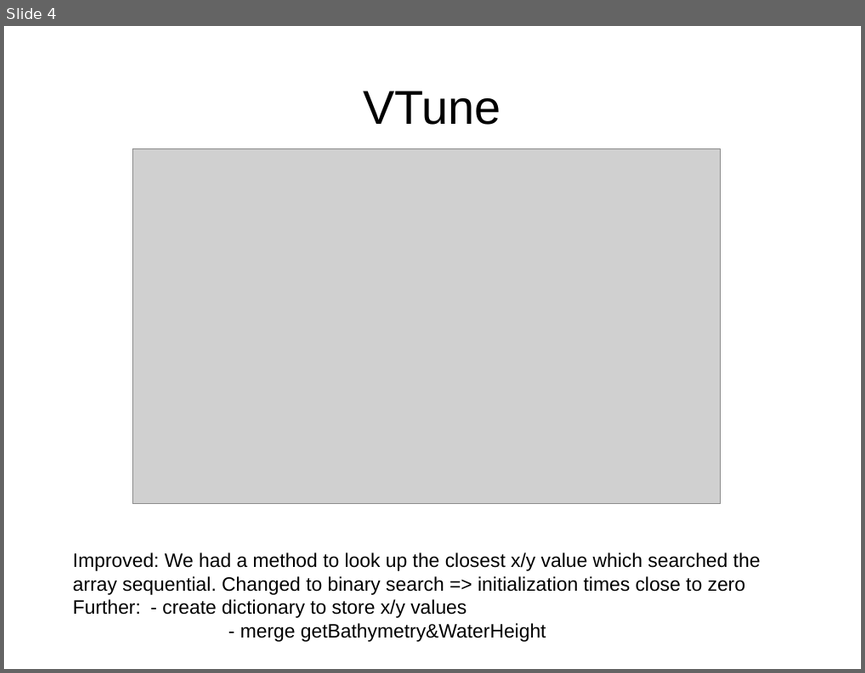
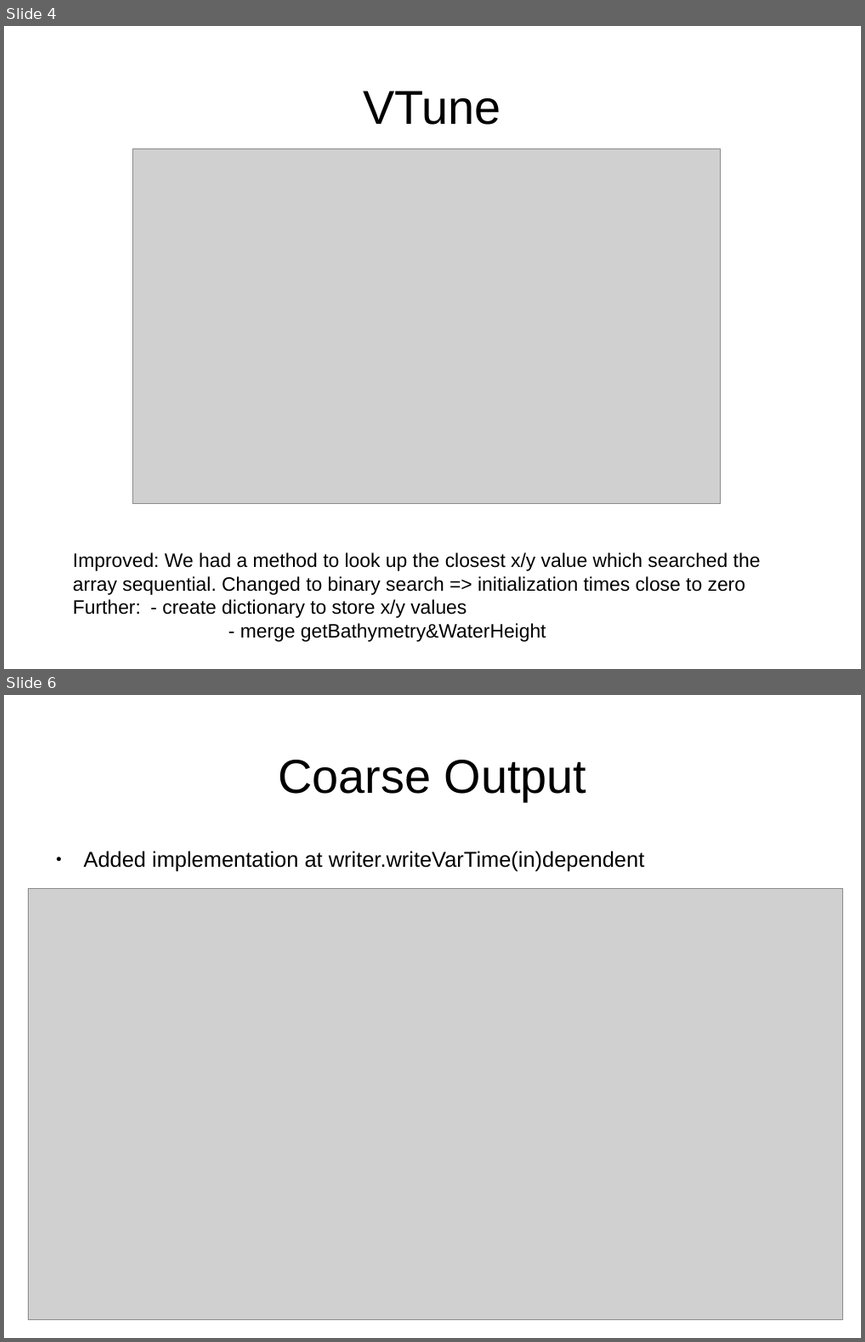
Before and after one commit to tsunamiSim/SWE, a slide deck: deliverables E4/presentation.odp. Shown one above the other, each under a label of ours: slide 4 before the commit, slides 4 and 6 after it; the slides between them are not shown. The pictures are 865x673 and 865x1342 pixels, drawn with LibreOffice and Linux fonts; fonts in the diff are those of the drawing; grey boxes stand for pictures. Boxes give left, top, right and bottom in pixels: in the first picture for what was removed or moved away, otherwise in the second. Text is boxed around its words. In the diff, an @@ line names an element or a change of style, - is before the commit and + after.

```diff
--- a/deliverables E4/presentation.odp
+++ b/deliverables E4/presentation.odp
@@ slide 6 added at [4, 695, 861, 1338], background #FFFFFF @@
@@ title added at [278, 760, 587, 801], 44 pt, text #000000 @@
+Coarse Output
@@ text added at [84, 851, 645, 871], 20 pt, text #000000 @@
+● Added implementation at writer.writeVarTime(in)dependent
@@ picture added at [28, 889, 842, 1320] @@
```
Also in this commit, not shown: 1 slide changed, 6 other slides added, 5 other files.
